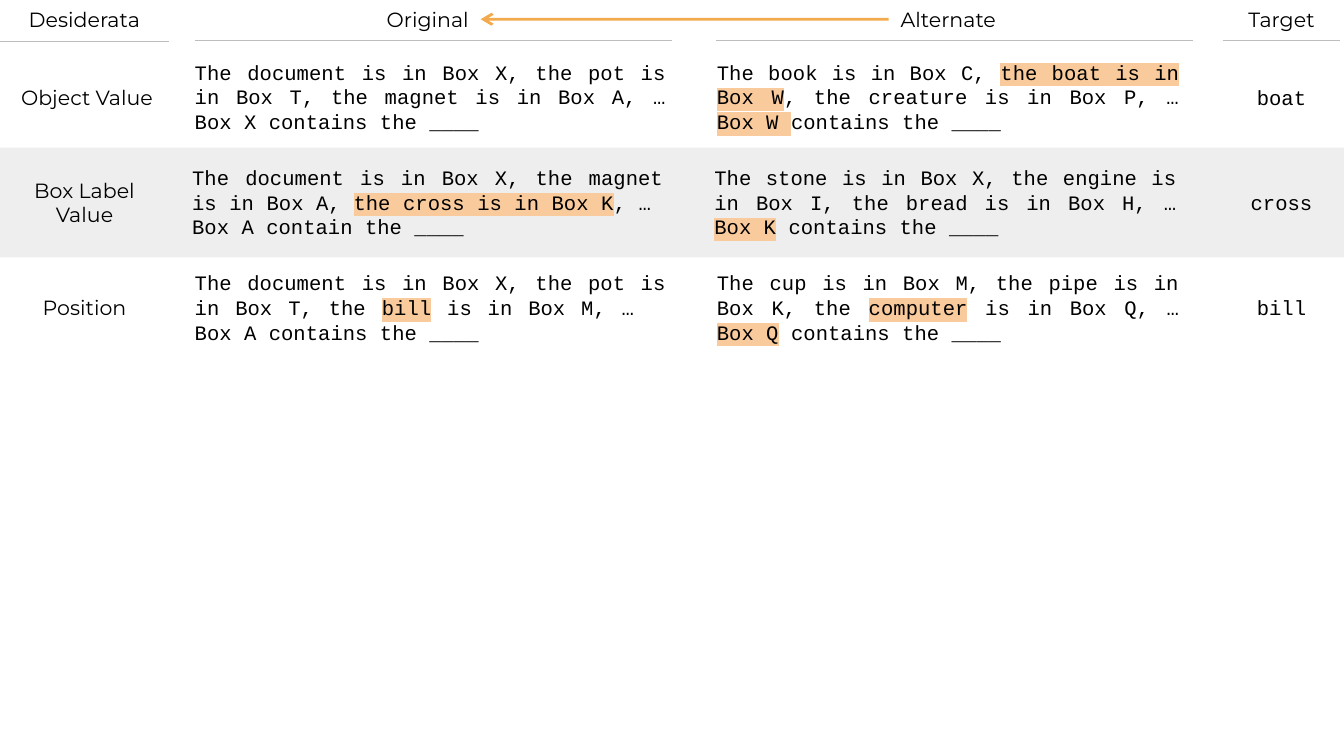
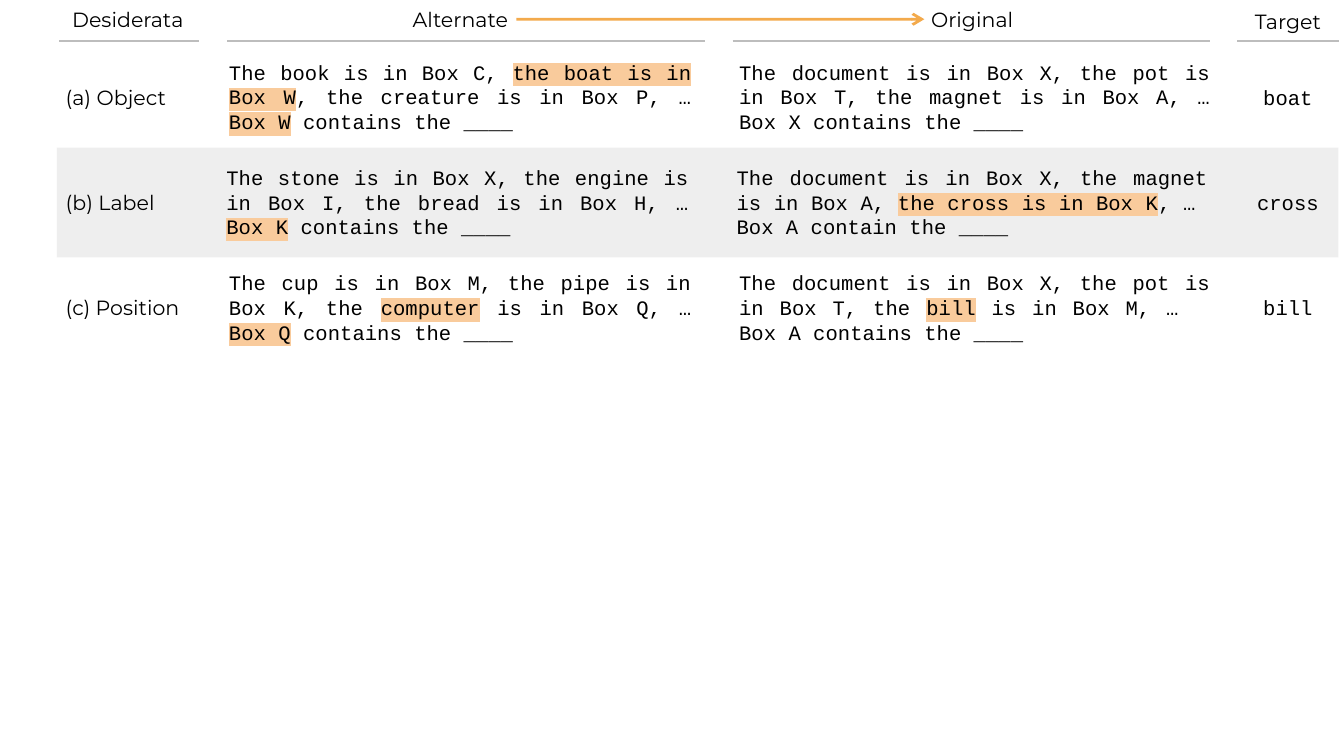
Before and after one commit to tamarott/finetuning_iclr24_figs, a slide deck: slide 12 of pptx_figs.pptx (slide 4 before the commit). Drawn at 1344x756 pixels with LibreOffice and Linux fonts; fonts in the diff are those of the drawing. Boxes give left, top, right and bottom in pixels: in the first picture for what was removed or moved away, otherwise in the second. Text is boxed around its words. In the diff, an @@ line names an element or a change of style, - is before the commit and + after.

```diff
--- a/pptx_figs.pptx
+++ b/pptx_figs.pptx
@@ text "Desiderata": place and size @@
-text "Desiderata" at [29, 11, 140, 27]
+text "Desiderata" at [72, 11, 183, 27]
@@ 4 texts: place and size @@
-4 texts at [714, 11, 1179, 344]
+4 texts at [226, 11, 691, 344]
@@ arrow moved from (888, 19) - (481, 19) to (925, 19) - (516, 19) @@
@@ arrow (925, 19) - (516, 19): arrowheads changed @@
@@ text "Target": place and size @@
-text "Target" at [1248, 12, 1314, 31]
+text "Target" at [1255, 14, 1321, 33]
@@ line moved from (0, 42) - (169, 42) to (59, 42) - (199, 42) @@
@@ line moved from (195, 40) - (672, 40) to (227, 42) - (704, 42) @@
@@ line moved from (716, 40) - (1193, 40) to (732, 42) - (1210, 42) @@
@@ line moved from (1223, 40) - (1340, 40) to (1238, 42) - (1339, 42) @@
@@ text at [66, 89, 166, 109]: text changed @@
-Object Value
+(a) Object
@@ rectangle: place and size @@
-rectangle at [0, 148, 1344, 258]
+rectangle at [56, 148, 1339, 258]
@@ text at [66, 194, 154, 214]: text changed @@
-Box Label Value
+(b) Label
@@ 4 texts: place and size @@
-4 texts at [192, 11, 666, 341]
+4 texts at [737, 11, 1210, 341]
@@ text at [66, 299, 180, 319]: text changed @@
-Position
+(c) Position
@@ 3 texts: place and size @@
-3 texts at [1251, 90, 1313, 316]
+3 texts at [1257, 90, 1319, 315]
```
Also in this commit, not shown: 15 slides added.
